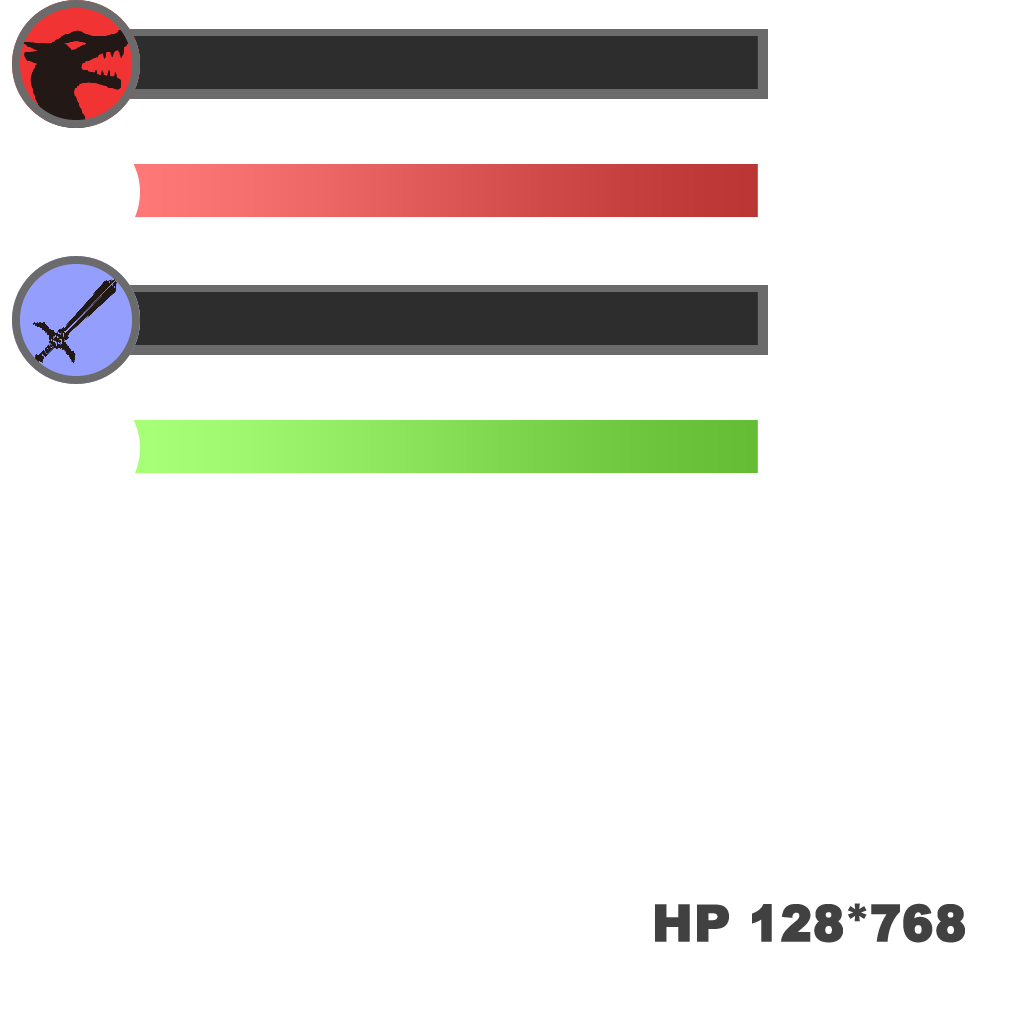
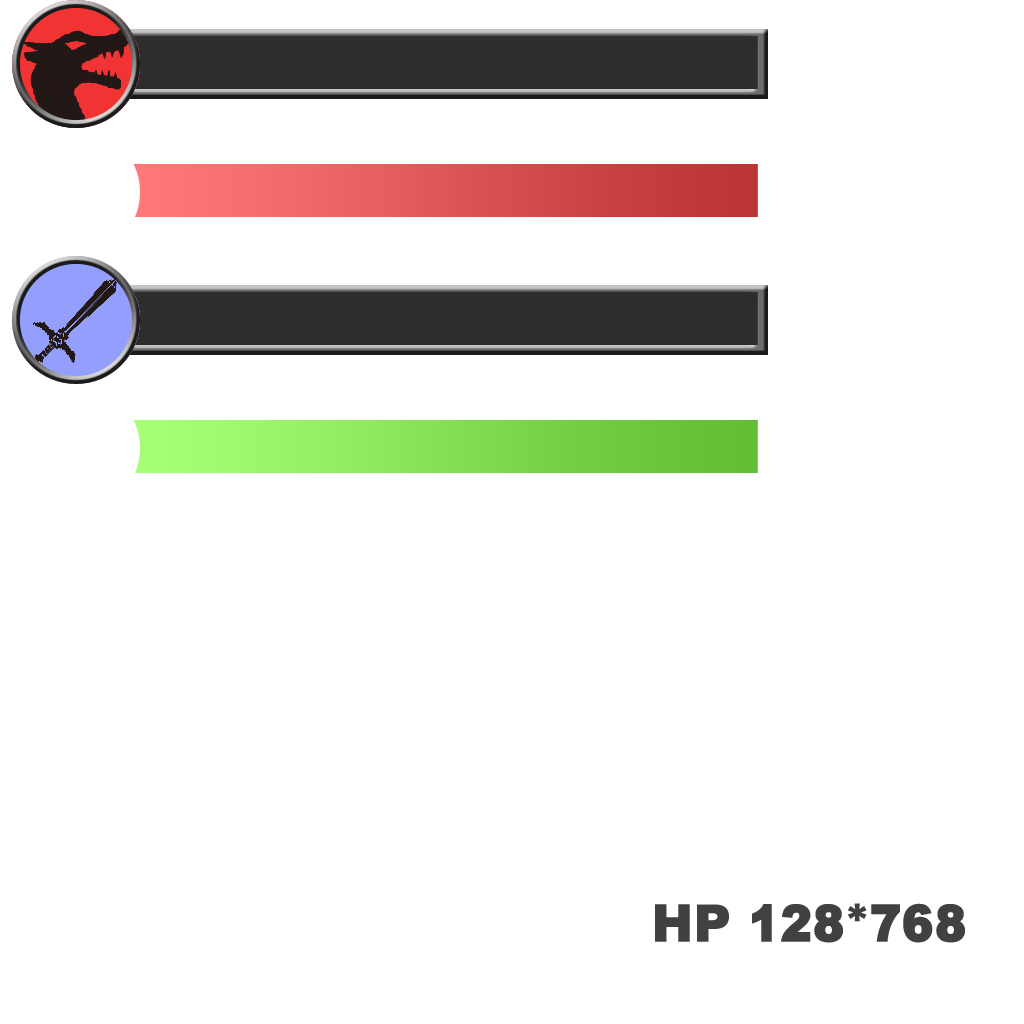
Two versions of the same layered image (1024x1024). Layer-by-layer changes:
pixels changed over 12, 0, 768, 384 (layer not identified)
